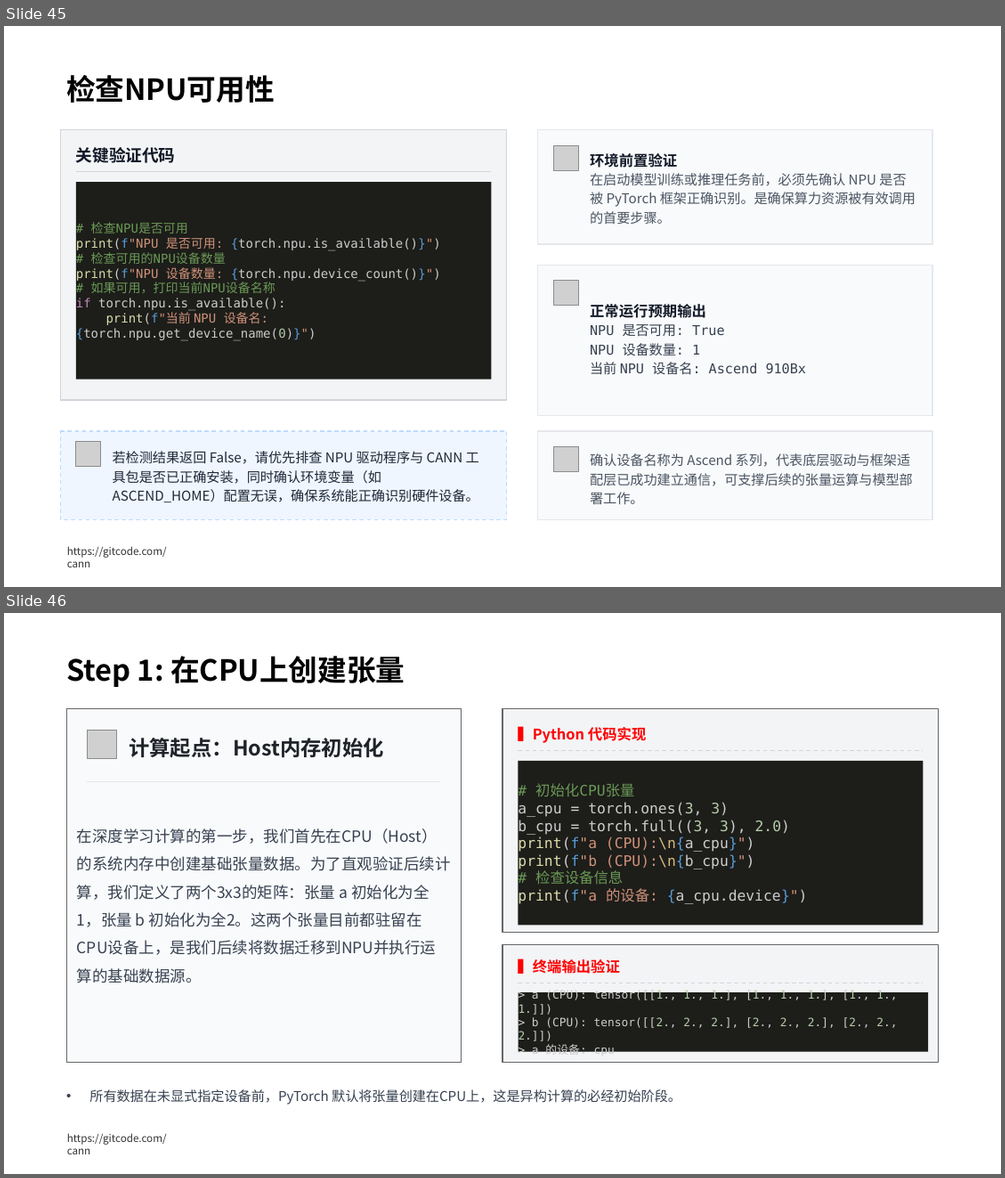
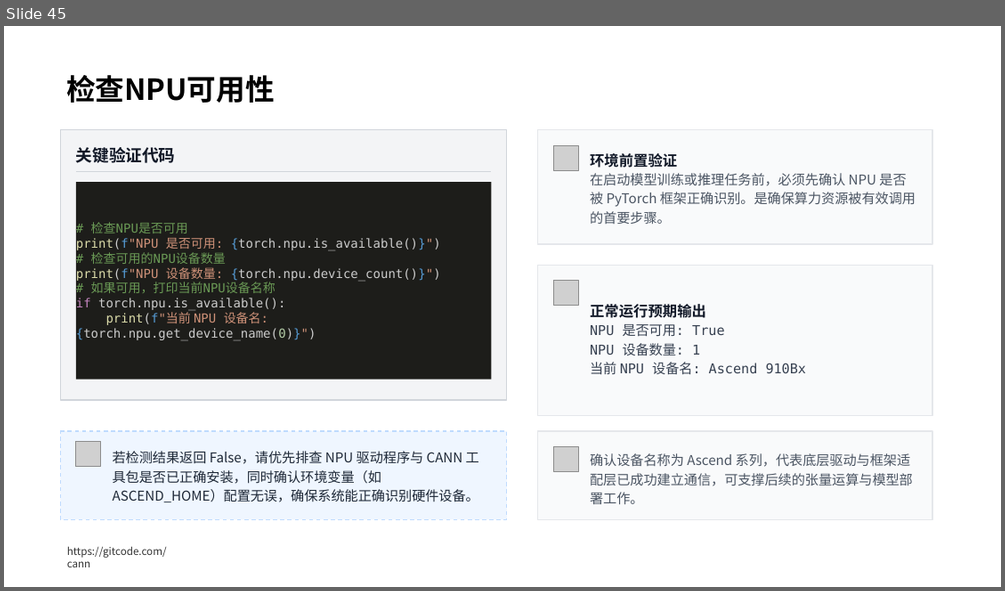
Before and after one commit to hicann/cann-learning-hub, a slide deck: quick_start/cann_basics/slides/artificial_intelligence_basics.pptx. Shown one above the other, each under a label of ours: slides 45 and 46 before the commit, slide 45 after it. The pictures are 1005x1178 and 1005x591 pixels, drawn with LibreOffice and Linux fonts; fonts in the diff are those of the drawing; grey boxes stand for pictures; background and template pictures are left out. Boxes give left, top, right and bottom in pixels: in the first picture for what was removed or moved away, otherwise in the second. Text is boxed around its words. In the diff, an @@ line names an element or a change of style, - is before the commit and + after.

Commit message:
docs: 更新人工智能基础课件 artificial_intelligence_basics.pptx

# message auto-generated for no-merge-commit merge:
!1189 merge feat/update-ai-basics-slides into master

docs: 更新人工智能基础课件 artificial_intelligence_basics.pptx

Description: 刷新课后习题

See merge request: cann/cann-learning-hub!1189

```diff
--- a/quick_start/cann_basics/slides/artificial_intelligence_basics.pptx
+++ b/quick_start/cann_basics/slides/artificial_intelligence_basics.pptx
@@ slide 46 removed at box(4, 613, 1001, 1174), background #FFFFFF; not listed: 1 template element that a slide beside it also shows @@
@@ text removed at box(66, 656, 404, 687) @@
-Step 1: 在CPU上创建张量
@@ rounded rectangle removed at box(67, 708, 461, 1062) @@
@@ rounded rectangle removed at box(502, 708, 938, 933) @@
@@ picture removed at box(87, 730, 116, 759) @@
@@ text removed at box(129, 738, 384, 757) @@
-计算起点：Host内存初始化
@@ text removed at box(518, 726, 646, 743) @@
-▍Python 代码实现
@@ line removed from (518, 750) to (922, 750) @@
@@ rectangle removed at box(518, 761, 923, 925) @@
-# 初始化CPU张量
-a_cpu = torch.ones(3, 3)
-b_cpu = torch.full((3, 3), 2.0)
-print(f"a (CPU):\n{a_cpu}")
-print(f"b (CPU):\n{b_cpu}")
-# 检查设备信息
-print(f"a 的设备: {a_cpu.device}")
@@ line removed from (87, 781) to (440, 781) @@
@@ text removed at box(77, 828, 451, 983) @@
-在深度学习计算的第一步，我们首先在CPU（Host）的系统内存中创建基础张量数据。为了直观验证后续计算，我们定义了两个3x3的矩阵：张量 a 初始化为全1，张量 b 初始化为全2。这两个张量目前都驻留在CPU设备上，是我们后续将数据迁移到NPU并执行运算的基础数据源。
@@ rounded rectangle removed at box(502, 944, 938, 1062) @@
@@ text removed at box(518, 958, 619, 973) @@
-▍终端输出验证
@@ line removed from (518, 983) to (922, 983) @@
@@ rectangle removed at box(518, 992, 929, 1051) @@
-> a (CPU): tensor([[1., 1., 1.], [1., 1., 1.], [1., 1., 1.]])
-> b (CPU): tensor([[2., 2., 2.], [2., 2., 2.], [2., 2., 2.]])
-> a 的设备: cpu
@@ text removed at box(89, 1089, 681, 1104) @@
-• 所有数据在未显式指定设备前，PyTorch 默认将张量创建在CPU上，这是异构计算的必经初始阶段。
```
Also in this commit, not shown: 8 slides changed, 1 slide added, 9 other slides removed.
